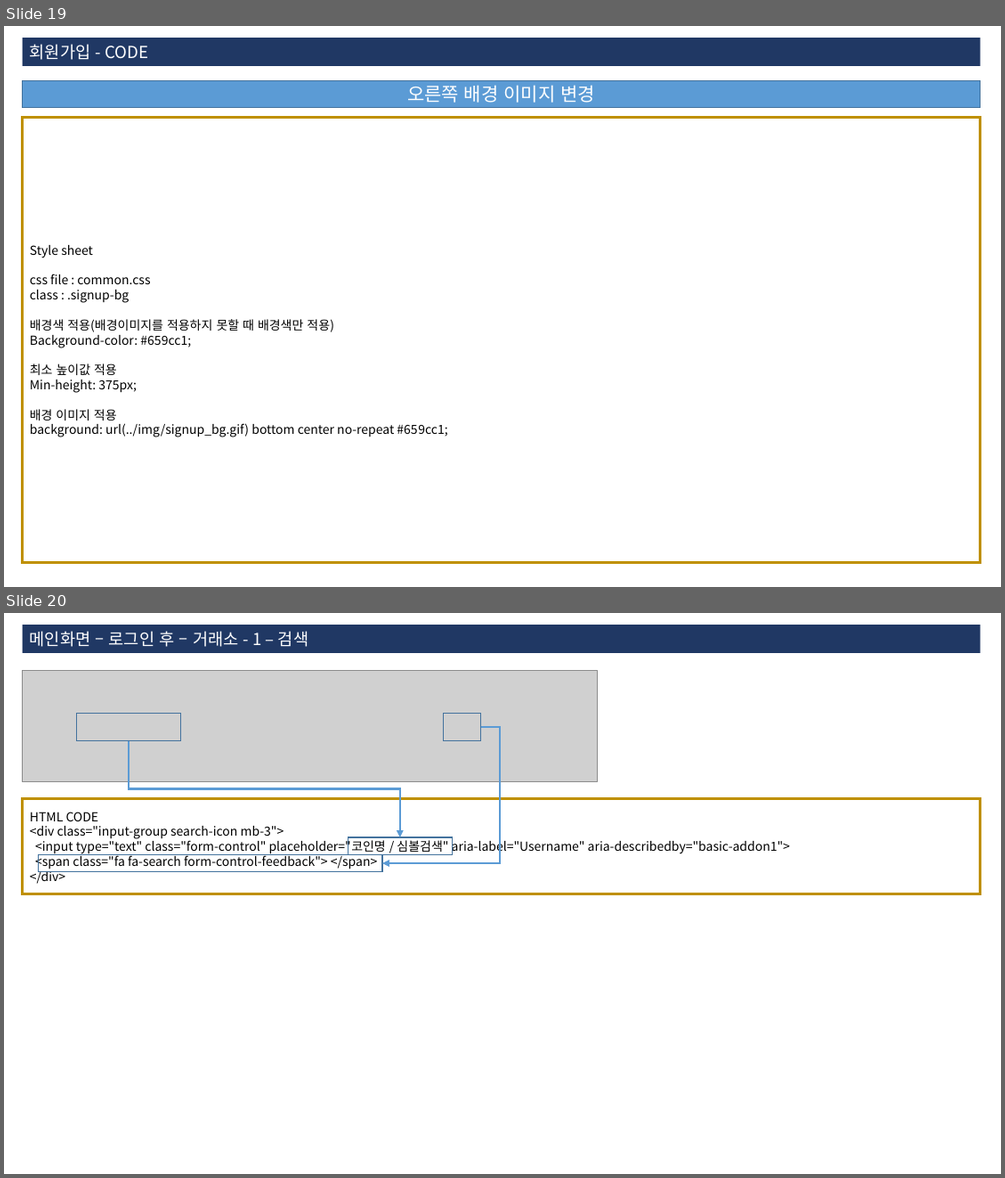
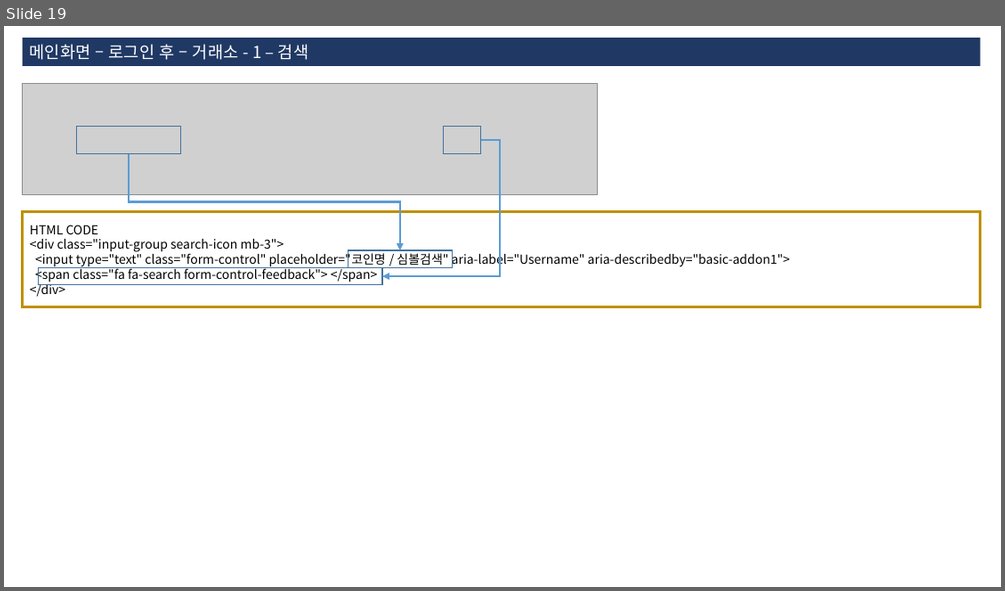
Before and after one commit to 3dwebart/html-publish, a slide deck: web/data/guide.pptx. Shown one above the other, each under a label of ours: slides 19 and 20 before the commit, slide 19 after it. The pictures are 1005x1178 and 1005x591 pixels, drawn with LibreOffice and Linux fonts; fonts in the diff are those of the drawing; grey boxes stand for pictures. Boxes give left, top, right and bottom in pixels: in the first picture for what was removed or moved away, otherwise in the second. Text is boxed around its words. In the diff, an @@ line names an element or a change of style, - is before the commit and + after.

```diff
--- a/web/data/guide.pptx
+++ b/web/data/guide.pptx
@@ slide 19 removed at [4, 26, 1001, 587], background #FFFFFF @@
@@ rectangle removed at [23, 38, 980, 66] @@
-회원가입 - CODE
@@ rectangle removed at [23, 80, 980, 108] @@
-오른쪽 배경 이미지 변경
@@ rectangle removed at [23, 118, 980, 562] @@
-Style sheet
-css file : common.css
-class : .signup-bg
-배경색 적용(배경이미지를 적용하지 못할 때 배경색만 적용)
-Background-color: #659cc1;
-최소 높이값 적용
-Min-height: 375px;
-배경 이미지 적용
-background: url(../img/signup_bg.gif) bottom center no-repeat #659cc1;
@@ what was slide 20 is now slide 19 @@
```
Also in this commit, not shown: 2 slides changed, 1 other file.
